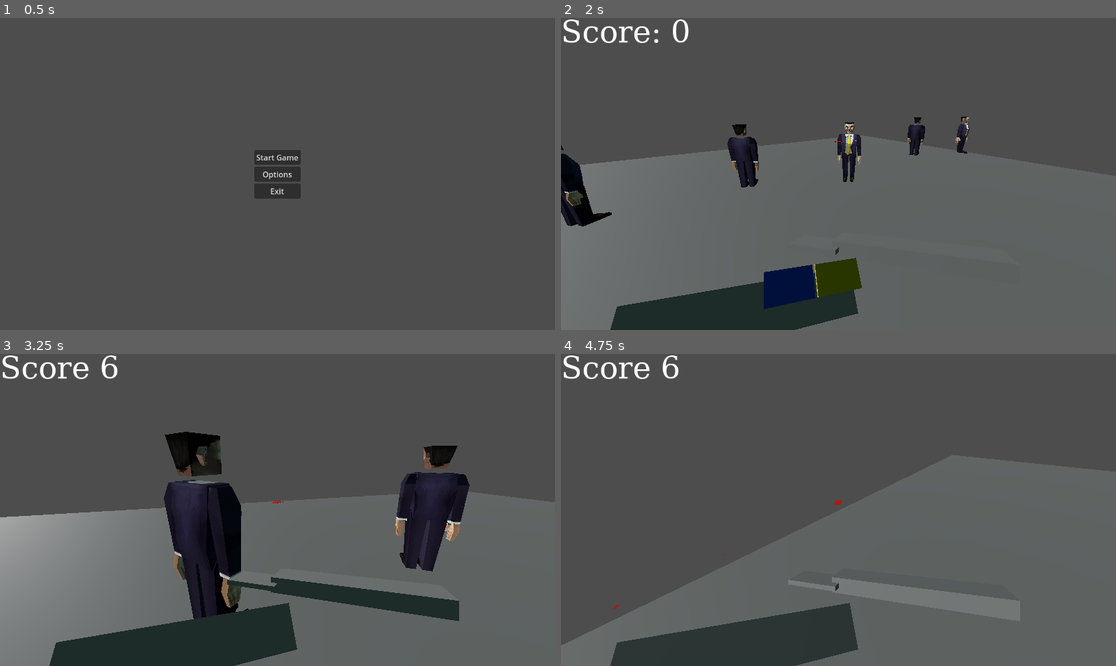
Above: before the commit, frames 1-4 (two rows, left to right).
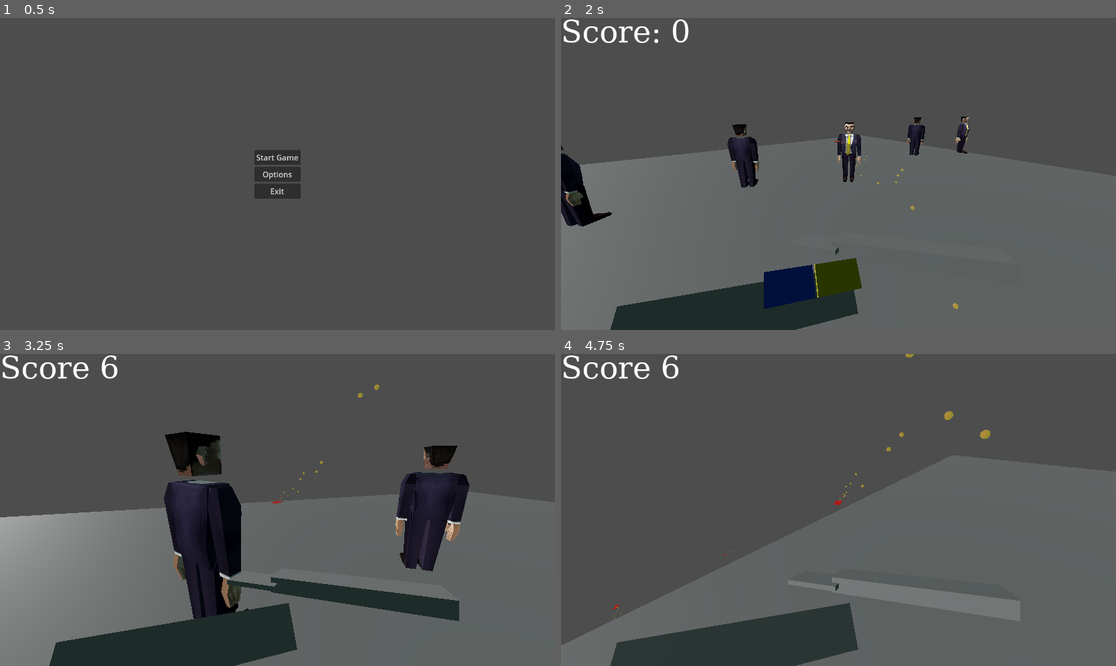
Above: after the commit, the same moments.

Repository: BlackBrad/network-ninja
Game: Godot game, scene res://scenes/main_menu.tscn
The game is run twice, just before and just after one commit, with the same random seed, the same clock (stepped at 60 frames per second) and the same inputs.
Inputs (mouse positions are in pixels of both pictures, inside the frame that each line leads up to):
- Up to frame 1 (0.5 s): no input
- Up to frame 2 (2 s): click "Start Game" at 0.5 s; tap Enter (ui_accept) at 1.25, 1.52 s; move the mouse to (866, 174) at 1.27 s; hold W (move_forward) from 1.28 s (still down); click (866, 174) at 1.35 s
- Up to frame 3 (3.25 s): keep holding W (move_forward); move the mouse to (249, 510) at 2.02 s; click (249, 510) at 2.1 s; tap Enter (ui_accept) at 2.27 s; move the mouse to (288, 503) at 2.77 s; click (288, 503) at 2.85 s
- Up to frame 4 (4.75 s): keep holding W (move_forward); move the mouse to (832, 516) at 3.52 s; click (832, 516) at 3.6 s; tap Enter (ui_accept) at 3.77, 4.52 s; move the mouse to (877, 513) at 4.27 s; click (877, 513) at 4.35 s

Frame 1 is identical in both runs. In frame 2, less than 0.1% of the frame differs, in the area x 49-72%, y 39-94%; in frame 3, less than 0.1%; in frame 4, 0.1%, in the area x 9-78%, y 0-85%.

Commit message:
Added particle effect to cards. Made option screen work for dave maybe

Diff:
--- a/scenes/business_card.tscn
+++ b/scenes/business_card.tscn
@@ -11,19 +11,26 @@
 [sub_resource type="BoxMesh" id="BoxMesh_e7jxh"]
 material = SubResource("StandardMaterial3D_8uu0b")
 
-[sub_resource type="StandardMaterial3D" id="StandardMaterial3D_6mtbt"]
-shading_mode = 0
-disable_receive_shadows = true
-billboard_mode = 3
-particles_anim_h_frames = 1
-particles_anim_v_frames = 1
-particles_anim_loop = false
-use_particle_trails = true
+[sub_resource type="ParticleProcessMaterial" id="ParticleProcessMaterial_wssh0"]
+spread = 20.0
+gravity = Vector3(0, -2, 0)
+initial_velocity_min = 0.5
+initial_velocity_max = 1.0
+collision_mode = 1
+collision_friction = 0.35
+collision_bounce = 0.7
 
-[sub_resource type="RibbonTrailMesh" id="RibbonTrailMesh_aokmm"]
-material = SubResource("StandardMaterial3D_6mtbt")
-size = 0.2
-sections = 3
+[sub_resource type="StandardMaterial3D" id="StandardMaterial3D_2x2l3"]
+transparency = 1
+albedo_color = Color(0.658824, 0.105882, 0.105882, 0.592157)
+emission_enabled = true
+emission = Color(0.388235, 0.360784, 0.0470588, 1)
+emission_energy_multiplier = 1.94
+
+[sub_resource type="SphereMesh" id="SphereMesh_rgowp"]
+material = SubResource("StandardMaterial3D_2x2l3")
+radius = 0.009
+height = 0.018
 
 [node name="BusinessCard" type="Area3D"]
 transform = Transform3D(2, 0, 0, 0, 2, 0, 0, 0, 2, 0, 0, 0)
@@ -38,11 +45,12 @@
 mesh = SubResource("BoxMesh_e7jxh")
 skeleton = NodePath("")
 
-[node name="CPUParticles3D" type="CPUParticles3D" parent="Mesh"]
-transform = Transform3D(1, 0, 9.31323e-10, 0, 1, 0, 0, 0, 1, 0, 0, 0)
-visible = false
-lifetime = 0.1
-mesh = SubResource("RibbonTrailMesh_aokmm")
-scale_amount_min = 0.2
+[node name="WackyTrail" type="GPUParticles3D" parent="."]
+amount = 120
+lifetime = 2.0
+explosiveness = 0.08
+randomness = 0.32
+process_material = SubResource("ParticleProcessMaterial_wssh0")
+draw_pass_1 = SubResource("SphereMesh_rgowp")
 
 [connection signal="body_entered" from="." to="." method="_on_body_entered"]
--- a/scenes/main_menu.tscn
+++ b/scenes/main_menu.tscn
@@ -43,13 +43,12 @@
 
 [node name="OptionMenuContainer" type="VBoxContainer" parent="MenuController"]
 visible = false
-custom_minimum_size = Vector2(700, 900)
 layout_mode = 1
-anchors_preset = 8
-anchor_left = 0.5
-anchor_top = 0.5
-anchor_right = 0.5
-anchor_bottom = 0.5
+anchors_preset = -1
+anchor_left = 0.2
+anchor_top = 0.2
+anchor_right = 0.8
+anchor_bottom = 0.8
 offset_left = -20.0
 offset_top = -20.0
 offset_right = 20.0
@@ -67,8 +66,10 @@
 
 [node name="SoundOptionContainer" type="VBoxContainer" parent="MenuController/OptionMenuContainer/OptionTabContainer/Sound"]
 layout_mode = 1
-anchors_preset = 15
-anchor_right = 1.0
+anchors_preset = -1
+anchor_left = 0.2
+anchor_top = 0.2
+anchor_right = 0.8
 anchor_bottom = 1.0
 grow_horizontal = 2
 grow_vertical = 2
--- a/scripts/main_menu.gd
+++ b/scripts/main_menu.gd
@@ -50,7 +50,6 @@
 func _on_master_sound_scroll_value_changed(value):
 	audio_settings.x = round(value) # Replace with function body.
 
-
 func _on_return_button_pressed():
 	option_menu_container.visible = false
 	main_menu_container.visible = true
Not shown: 1 places in scenes/business_card.tscn that only renumber resources
Not shown: 1 places in scenes/business_card_view_model.tscn that only renumber resources
